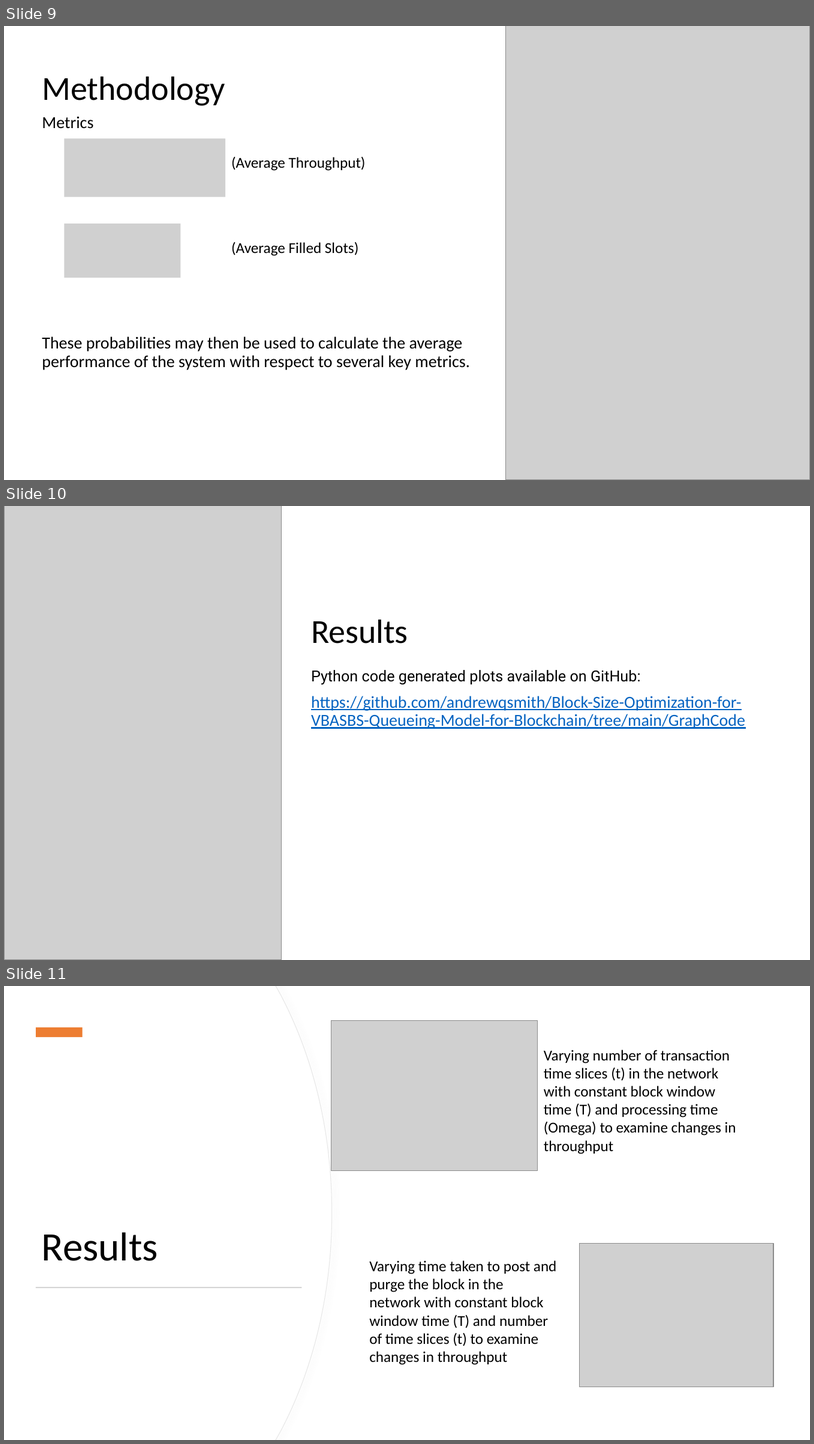
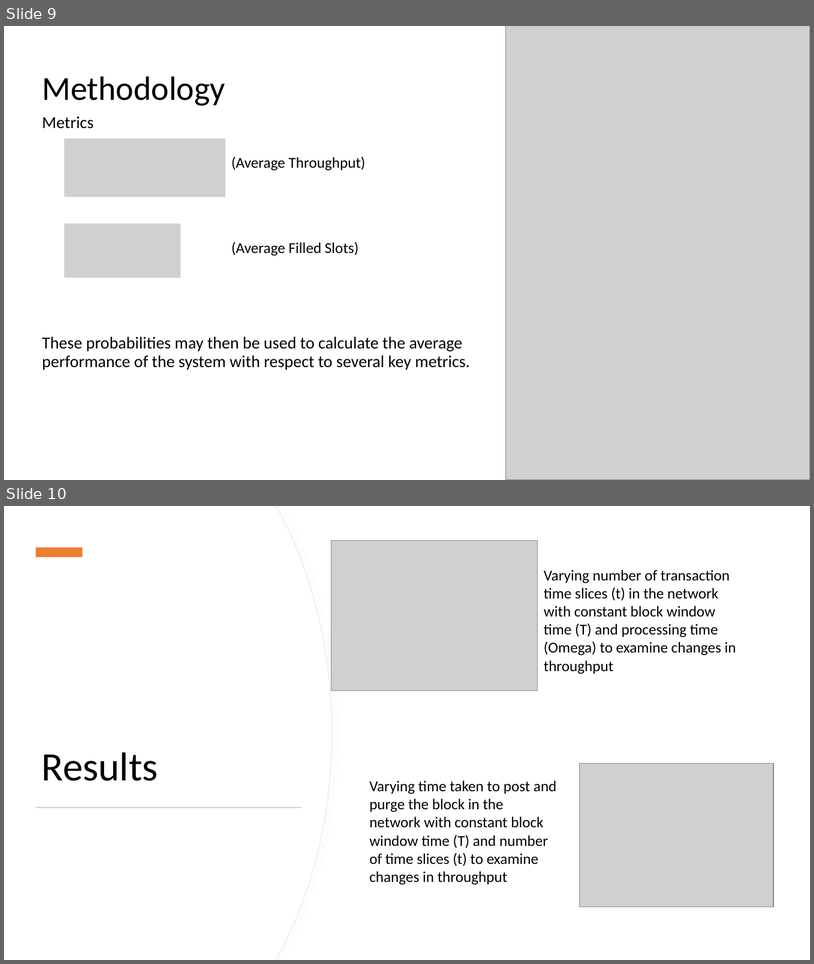
Before and after one commit to andrewqsmith/Block-Size-Optimization-for-VBASBS-Queueing-Model-for-Blockchain, a slide deck: Group Presentation.pptx. Shown one above the other, each under a label of ours: slides 9, 10 and 11 before the commit, slides 9 and 10 after it. The pictures are 814x1444 and 814x964 pixels, drawn with LibreOffice and Linux fonts; fonts in the diff are those of the drawing; grey boxes stand for pictures. Boxes give left, top, right and bottom in pixels: in the first picture for what was removed or moved away, otherwise in the second. Text is boxed around its words. In the diff, an @@ line names an element or a change of style, - is before the commit and + after.

Commit message:
Added conclusion and references, changed some of the graphics

```diff
--- a/Group Presentation.pptx
+++ b/Group Presentation.pptx
@@ slide 10 removed at <box>4,506,810,960</box>, background #FFFFFF @@
@@ picture removed at <box>4,507,281,960</box> @@
@@ title removed at <box>311,619,408,643</box> @@
-Results
@@ text removed at <box>311,670,746,729</box> @@
-Python code generated plots available on GitHub:
-https://github.com/andrewqsmith/Block-Size-Optimization-for-VBASBS-Queueing-Model-for-Blockchain/tree/main/GraphCode
@@ what was slide 11 is now slide 10 @@
```
Also in this commit, not shown: 2 slides changed, 2 slides added, 1 other slide removed.
